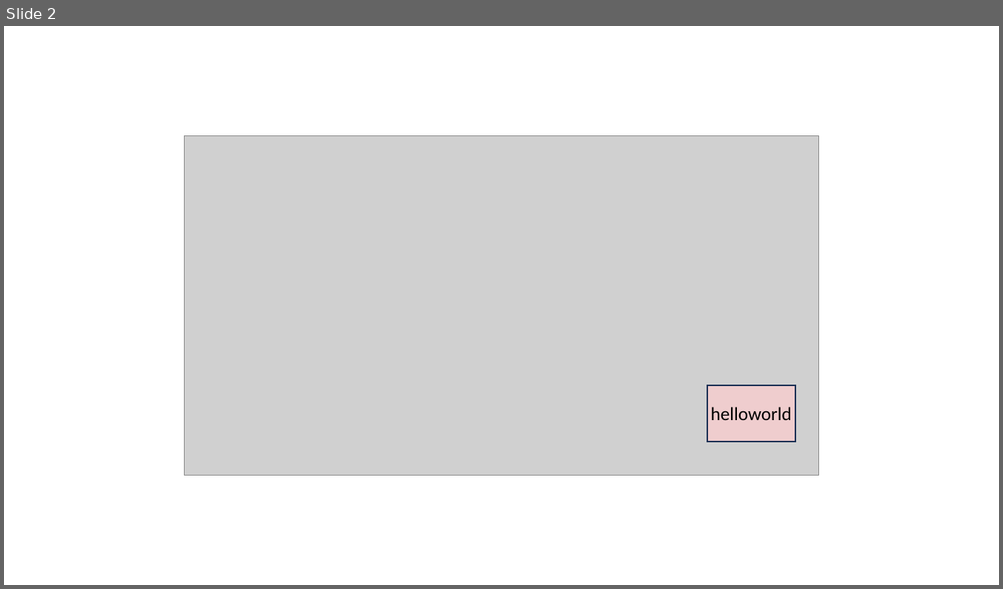
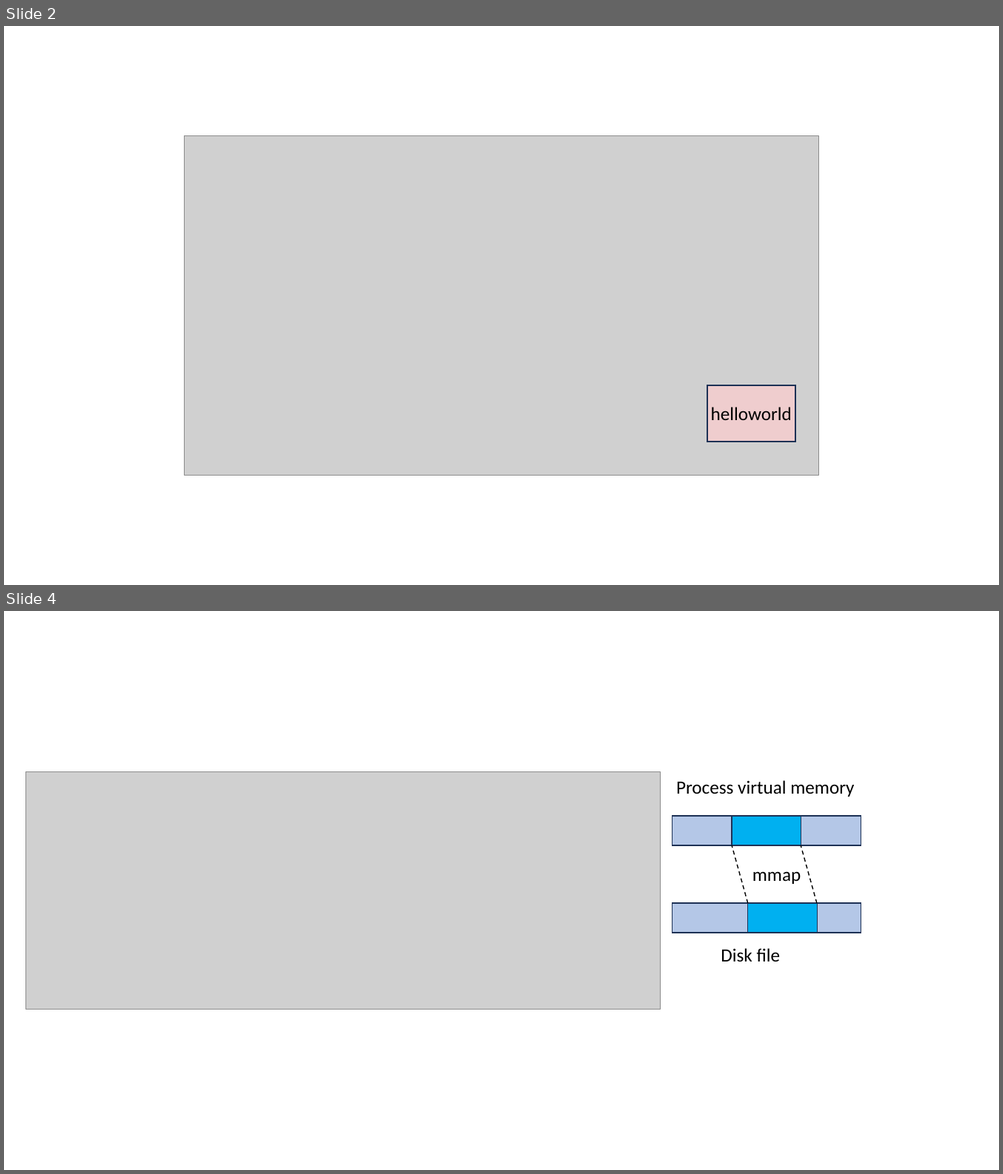
Before and after one commit to kevinsuo/kevinsuo.github.io, a slide deck: teaching/2023Fall/3502/Project/project1.pptx. Shown one above the other, each under a label of ours: slide 2 before the commit, slides 2 and 4 after it; the slides between them are not shown. The pictures are 1003x589 and 1003x1174 pixels, drawn with LibreOffice and Linux fonts; fonts in the diff are those of the drawing; grey boxes stand for pictures. Boxes give left, top, right and bottom in pixels: in the first picture for what was removed or moved away, otherwise in the second. Text is boxed around its words. In the diff, an @@ line names an element or a change of style, - is before the commit and + after.

```diff
--- a/teaching/2023Fall/3502/Project/project1.pptx
+++ b/teaching/2023Fall/3502/Project/project1.pptx
@@ slide 4 added at (x1=4, y1=611, x2=999, y2=1170), background #FFFFFF @@
@@ picture added at (x1=26, y1=772, x2=660, y2=1009) @@
@@ text added at (x1=676, y1=780, x2=854, y2=797), 18 pt, text #000000 @@
+Process virtual memory
@@ rectangle added at (x1=671, y1=816, x2=860, y2=846), fill #B4C7E7, outline #1E3256 1 pt @@
@@ rectangle added at (x1=731, y1=816, x2=801, y2=846), fill #00B0F0, outline #1E3256 1 pt @@
@@ line added from (748, 903) to (731, 846), #000000 1 pt dashed @@
@@ line added from (817, 903) to (801, 846), #000000 1 pt dashed @@
@@ text added at (x1=752, y1=871, x2=801, y2=884), 18 pt, text #000000 @@
+mmap
@@ rectangle added at (x1=671, y1=903, x2=860, y2=934), fill #B4C7E7, outline #1E3256 1 pt @@
@@ rectangle added at (x1=748, y1=903, x2=817, y2=934), fill #00B0F0, outline #1E3256 1 pt @@
@@ text added at (x1=720, y1=948, x2=780, y2=963), 18 pt, text #000000 @@
+Disk file
```
Also in this commit, not shown: 1 slide removed, 2 other files.
